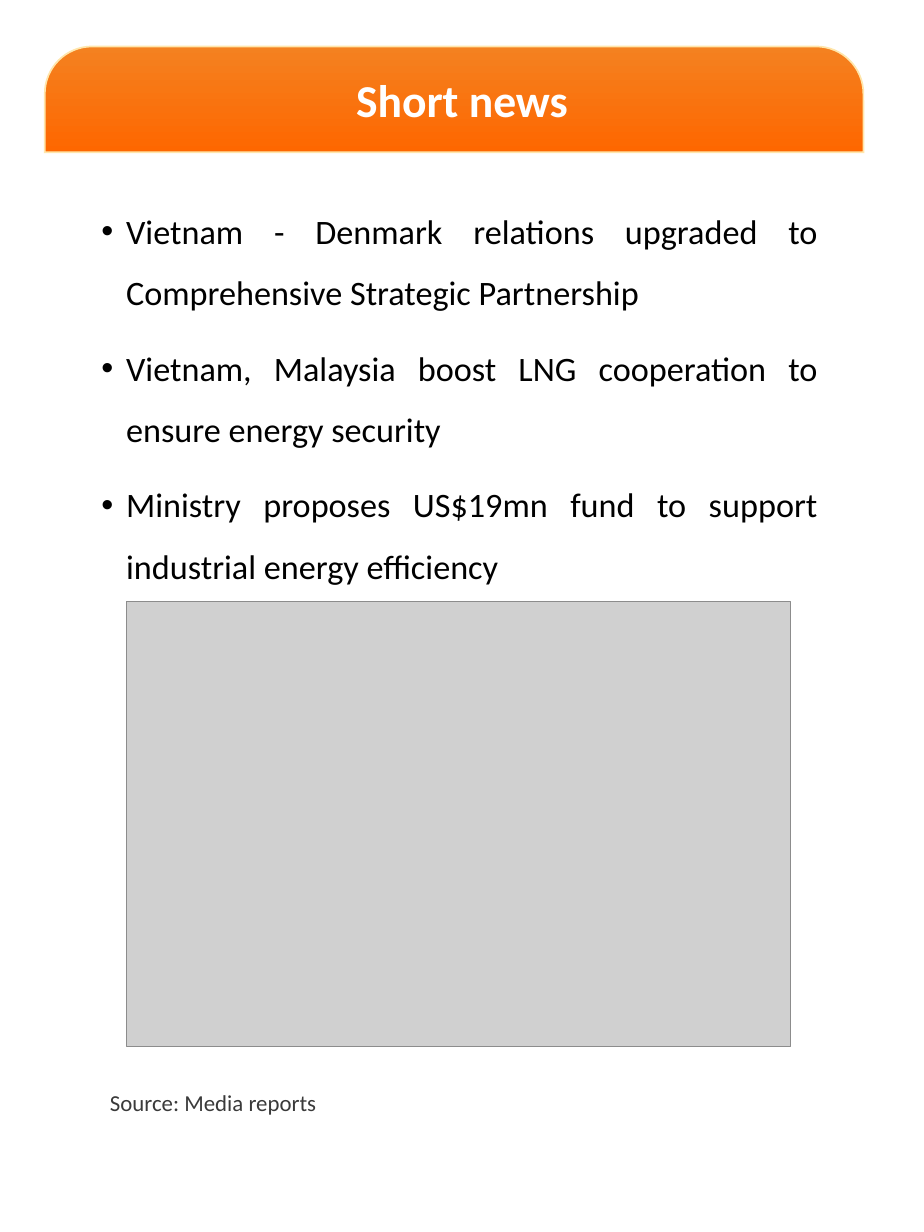
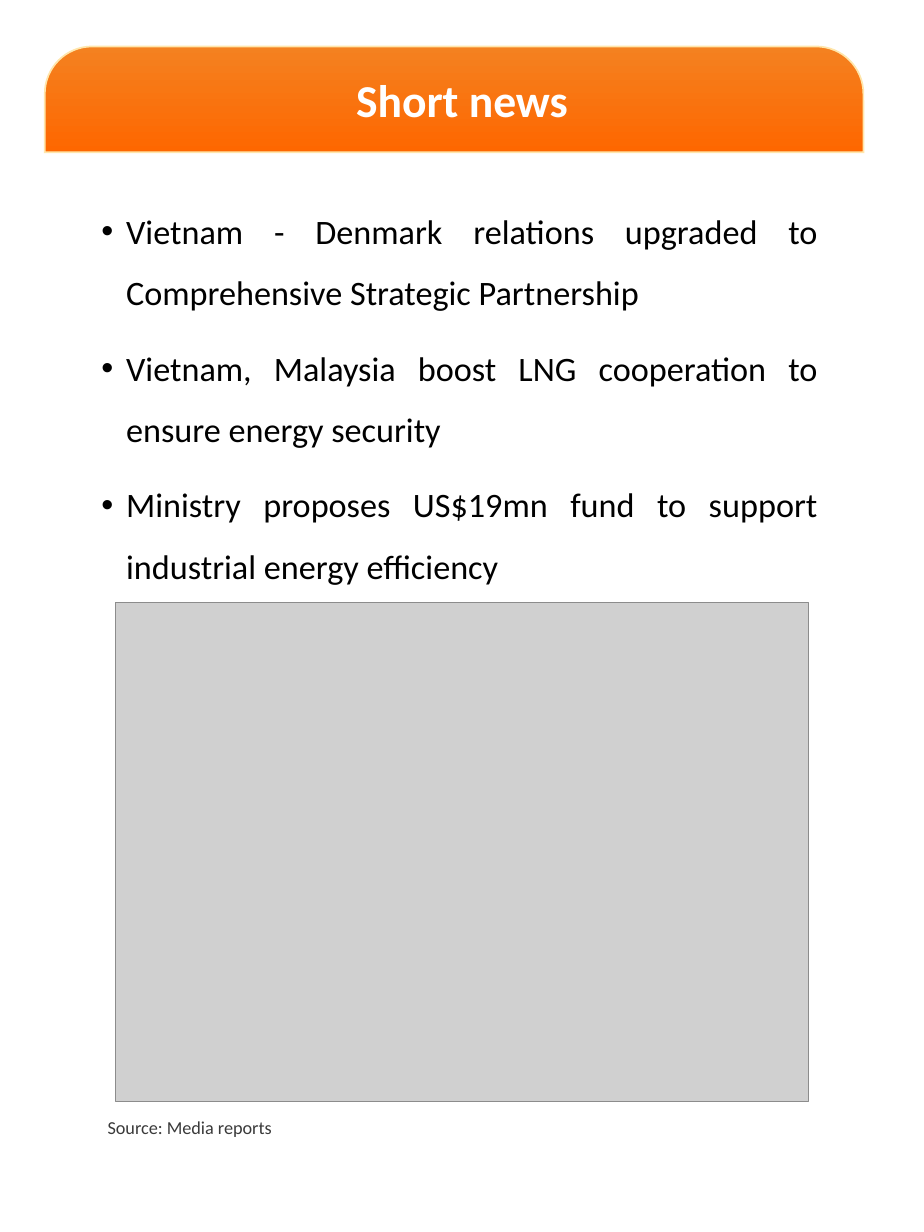
Before and after one commit to datquanton/verbose-guide, a slide deck: slide 6 of DailyReport_Mobile_EN_20261022.pptx. Drawn at 924x1232 pixels with LibreOffice and Linux fonts; fonts in the diff are those of the drawing; grey boxes stand for pictures; background and template pictures are left out. Boxes give left, top, right and bottom in pixels: in the first picture for what was removed or moved away, otherwise in the second. Text is boxed around its words. In the diff, an @@ line names an element or a change of style, - is before the commit and + after.

```diff
--- a/DailyReport_Mobile_EN_20261022.pptx
+++ b/DailyReport_Mobile_EN_20261022.pptx
@@ picture: place and size @@
-picture at (127, 601, 791, 1047)
+picture at (116, 602, 809, 1101)
@@ text "Source: Media reports": place and size @@
-text "Source: Media reports" at (110, 1095, 317, 1115)
+text "Source: Media reports" at (108, 1121, 272, 1137)
@@ text "Source: Media reports" at (108, 1121, 272, 1137): size 20 to 16 pt @@
```
Also in this commit, not shown: 3 other slides changed, 1 other file.
